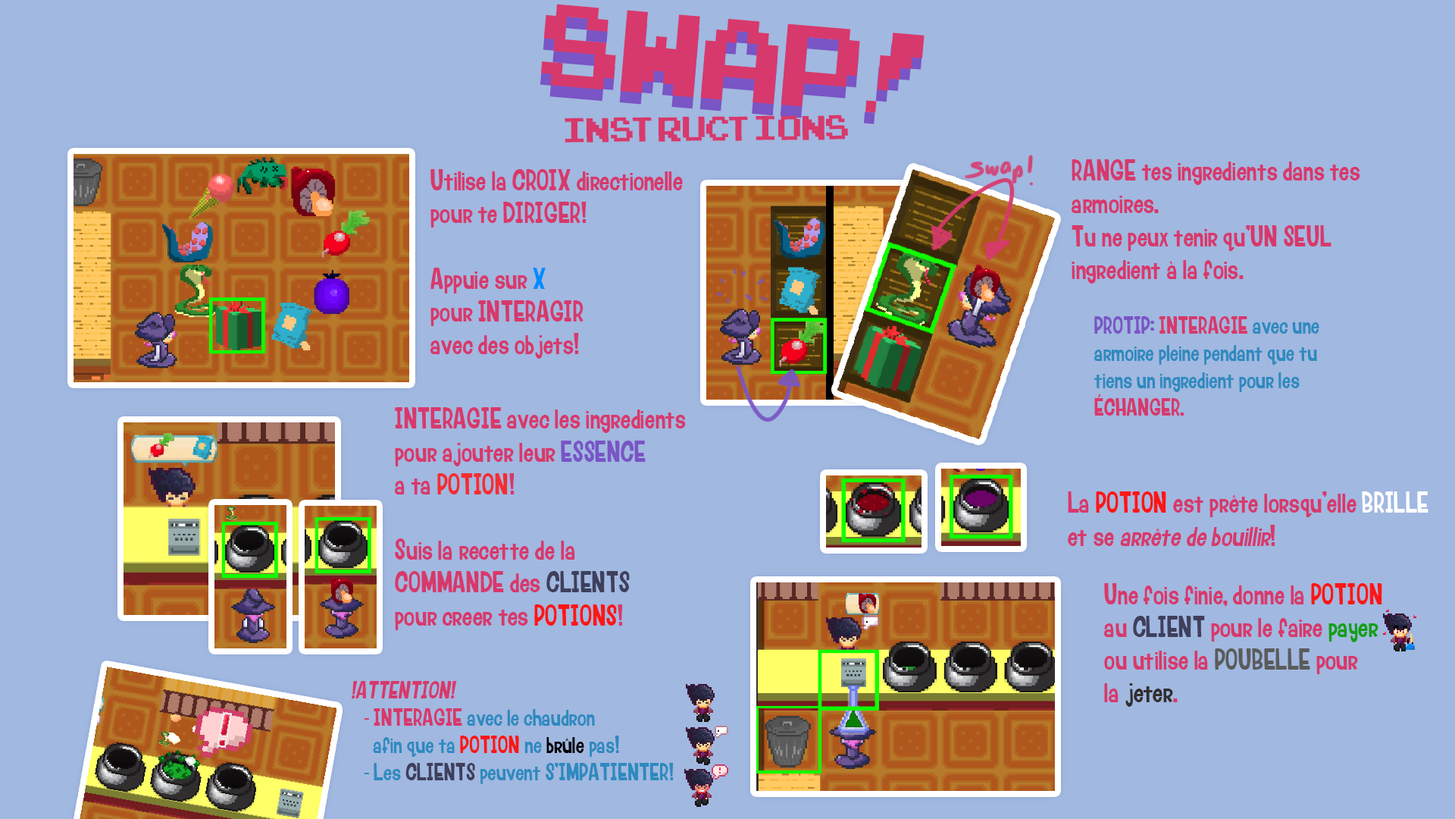
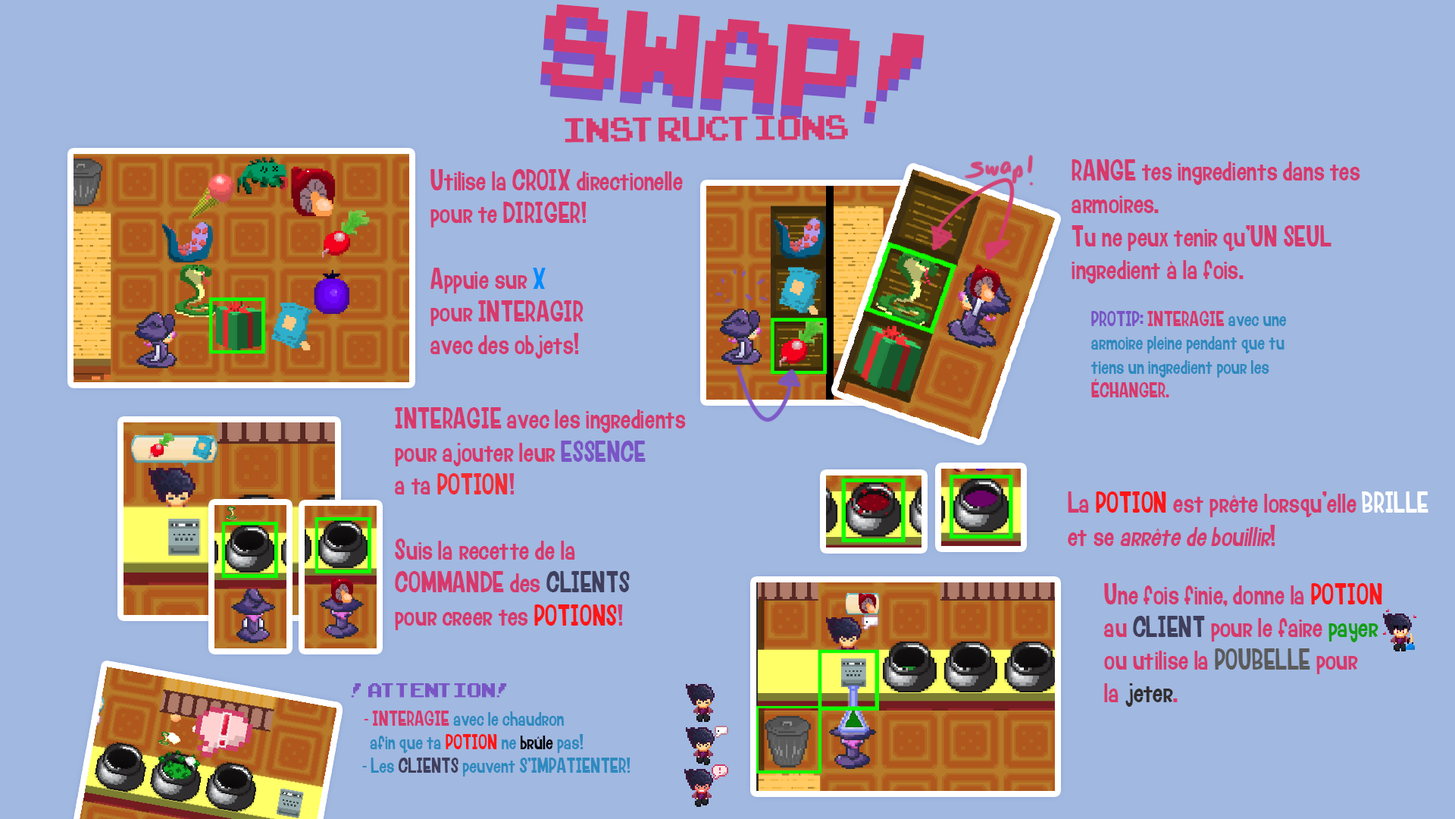
Comparing the layer stacks of the two (1455, 819) images. Changes:
painted on "!ATTENTION! - INTERAGIE avec le chaudron afin que ta PO" over [350, 680, 674, 784]
painted on "RANGE tes ingredients dans tes armoires. Tu ne peux tenir qu’UN" over [1091, 310, 1320, 417]
